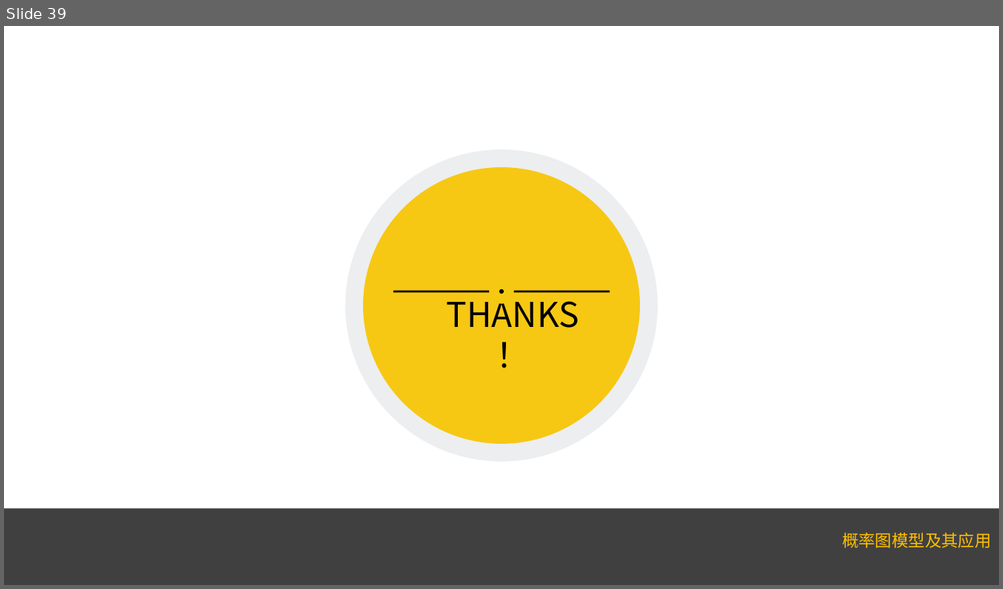
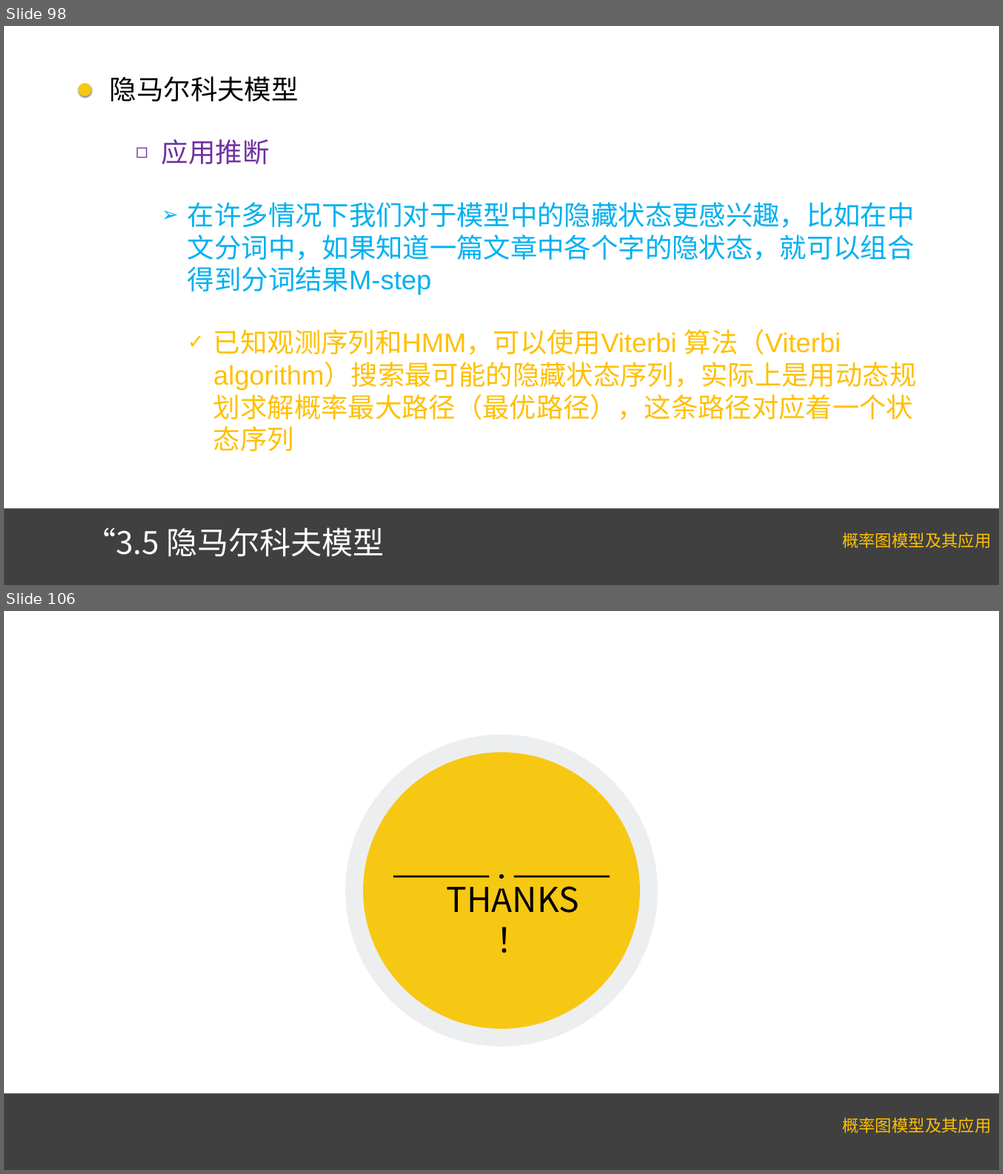
Before and after one commit to Lauralrf/Lauralrf.github.io, a slide deck: 3第三章有向图模型.pptx. Shown one above the other, each under a label of ours: slide 39 before the commit, slides 98 and 106 after it; the slides between them are not shown. The pictures are 1003x589 and 1003x1174 pixels, drawn with LibreOffice and Linux fonts; fonts in the diff are those of the drawing. Boxes give left, top, right and bottom in pixels: in the first picture for what was removed or moved away, otherwise in the second. Text is boxed around its words. In the diff, an @@ line names an element or a change of style, - is before the commit and + after.

```diff
--- a/3第三章有向图模型.pptx
+++ b/3第三章有向图模型.pptx
@@ slide 98 added at box(4, 26, 999, 585), background #FFFFFF; not listed: 2 template elements that a slide beside it also shows @@
@@ ellipse added at box(78, 83, 91, 96), fill #F6C813 @@
@@ text added at box(110, 76, 916, 452), 52 pt, text #FFC000 @@
+隐马尔科夫模型
+  ◻ 应用推断
+    ➢ 在许多情况下我们对于模型中的隐藏状态更感兴趣，比如在中文分词中，如果知道一篇文章中各个字的隐状态，就可以组合得到分词结果M-step
+      ✓ 已知观测序列和HMM，可以使用Viterbi 算法（Viterbi algorithm）搜索最可能的隐藏状态序列，实际上是用动态规划求解概率最大路径（最优路径），这条路径对应着一个状态序列
@@ title added at box(85, 528, 384, 557), 60 pt, text #FFFFFF @@
+“3.5 隐马尔科夫模型
@@ what was slide 39 is now slide 106 @@
```
Also in this commit, not shown: 66 other slides added, 4 other files.
